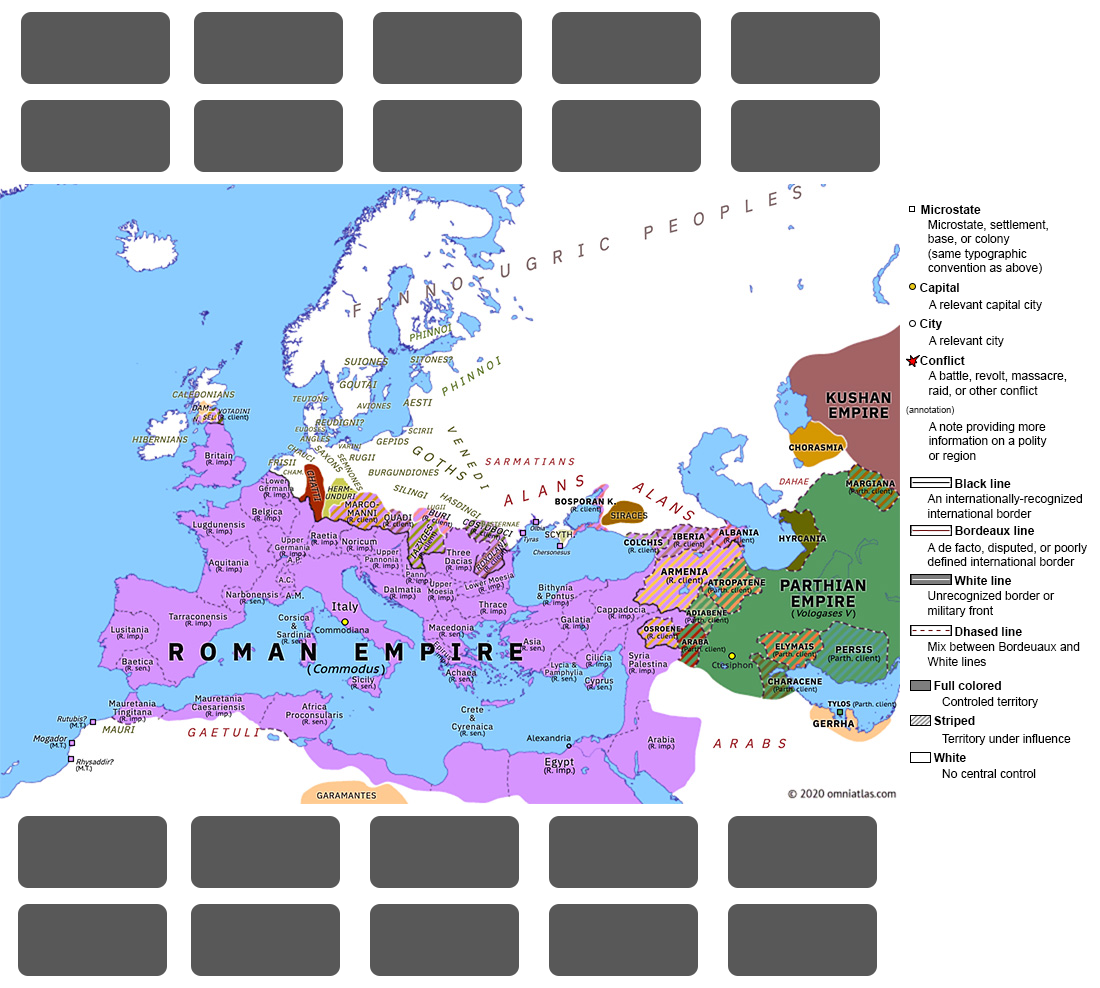
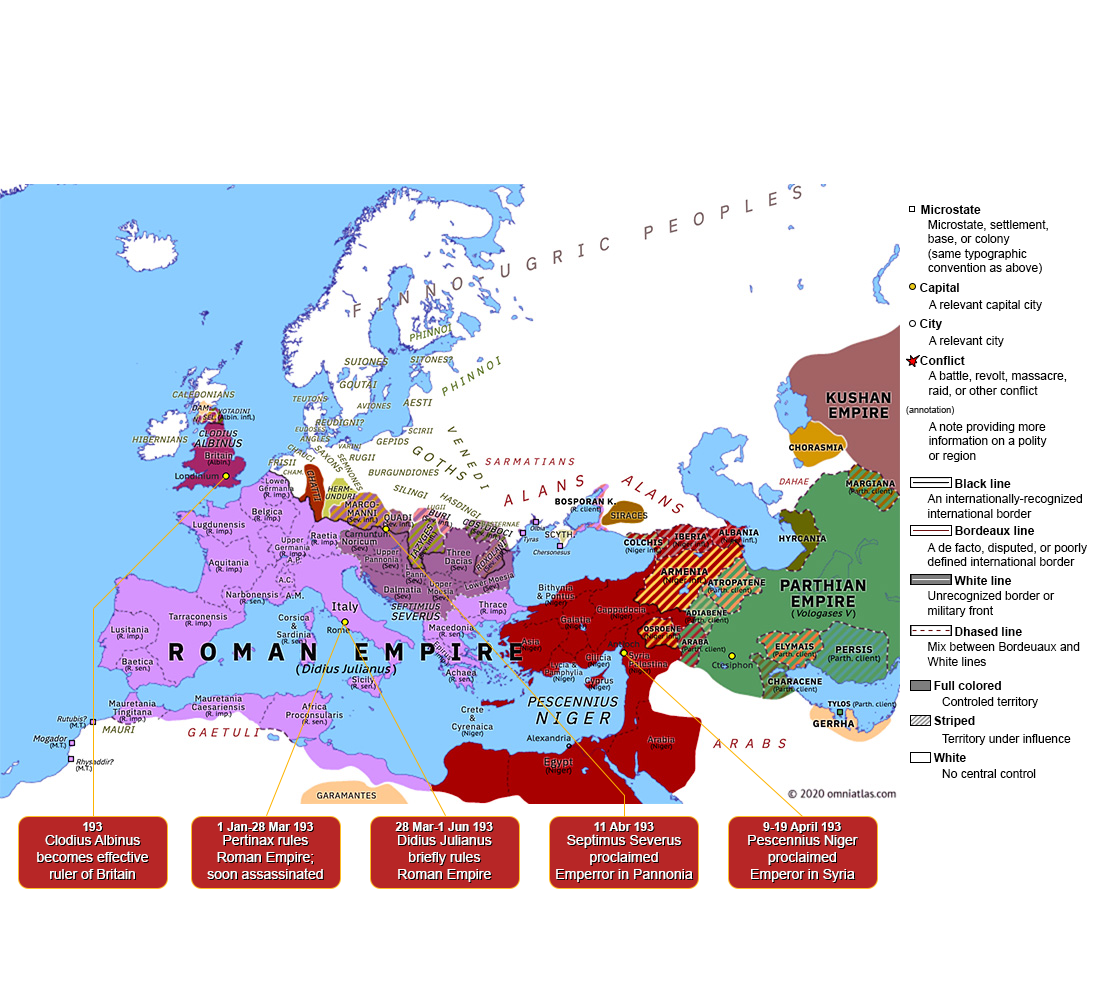
Layered file, before and after one edit (1100x988). Changes by layer:
hid group "up-lines" (36 layers) over [21, 12, 881, 622]
added group "Retangulo 1" (3rd of 3, in "down-lines" › "down-1line") with 5 layers in group "down-1line" over [18, 477, 225, 889]
added layer "Linha 11" in group "Retangulo 1" over [93, 477, 225, 609]
added group "Retangulo 2" (2nd of 2, in "down-lines" › "down-1line") with 4 layers in group "down-1line" over [191, 624, 344, 889]
added group "Retangulo 3" (2nd of 2, in "down-lines" › "down-1line") with 4 layers in group "down-1line" over [344, 624, 520, 889]
added layer "Linha 14" in group "Retangulo 3" over [344, 624, 446, 816]
added group "Retangulo 4" (2nd of 2, in "down-lines" › "down-1line") with 5 layers in group "down-1line" over [387, 531, 699, 889]
added layer "Linha 15" in group "Retangulo 4" over [387, 531, 625, 796]
added group "Retangulo 5" with 4 layers in group "down-1line" over [625, 654, 878, 889]
added layer "Linha 17" in group "Retangulo 5" over [625, 654, 803, 817]
hid group "down-2line" (4 layers) over [18, 904, 877, 976]
"Retângulo 1" (15th of 18, in "down-lines" › "down-2line"): opacity 100% → 85%, moved it above "Retângulo 1", painted on it over [18, 904, 256, 976]
removed layer "Camada 0" over [0, 12, 1087, 976]
"Retângulo 1" (16th of 18, in "down-lines" › "down-2line"): opacity 100% → 85%, moved it above "Retângulo 1", painted on it over [191, 904, 435, 976]
"Retângulo 1" (17th of 18, in "down-lines" › "down-2line"): opacity 100% → 85%, painted on it over [370, 904, 614, 976]
"Retângulo 1" (18th of 18, in "down-lines" › "down-2line"): opacity 100% → 85%, painted on it over [549, 904, 793, 976]
added layer "I. Our beginning - the end of antonines - 2" over [0, 184, 900, 804]
…and 31 more changes (13 added, 14 opacity, 16 painted, 2 removed, 12 stack, 4 visibility)
